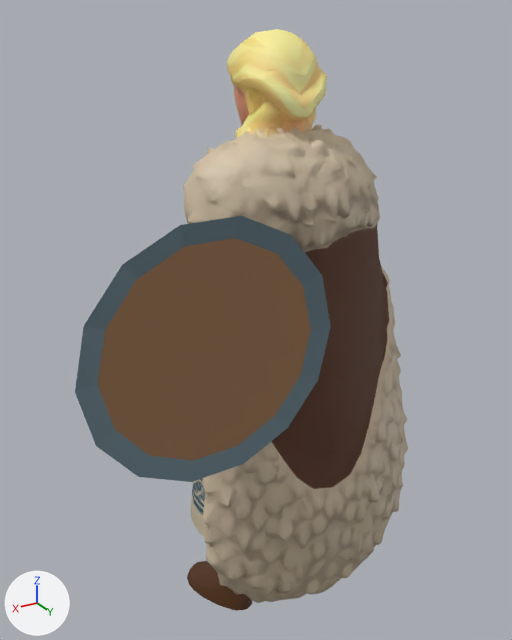
Before and after pictures for a commit that changed the glTF model assets/models/characters/studio-high/ShieldBearer.glb.
The view is the same before and after, from a 50 mm camera at (1.11, 1.66, 0.99) aimed at (0.1, -0.02, 0.15). Every picture has the same lights, and +X, +Y and +Z are marked at lower left. The picture after the commit comes second. Vertices at exactly the same position are counted once.

The first picture shows 'Accessory_ShieldBearer_Chest', 'Mesh_0'.
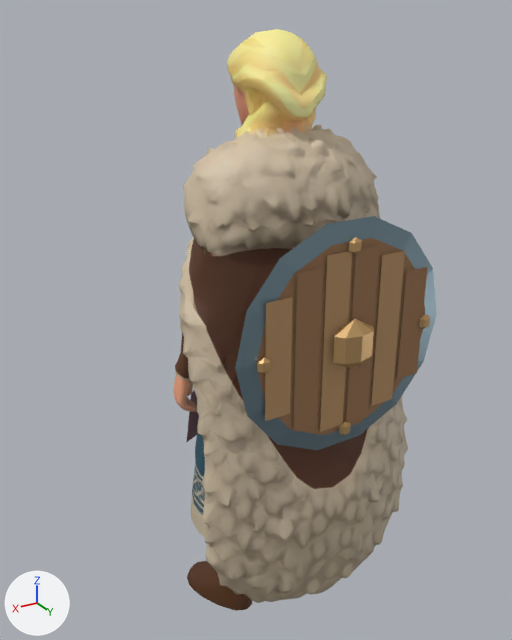
Commit message: Center Shield Bearer shield on back

What changed in the scene script:
```text
Change me_shieldbearer_chest_accessories:
    used by ob_accessory_shieldbearer_chest; location = (0.0, 0.0, 0.1)
    remove me_shieldbearer_chest_accessories.from_pydata(...)  # 308 vertices, 447 faces; spans x -0.225..0.73, y -0.296..0.23, z -0.251..0.451
    add me_shieldbearer_chest_accessories.from_pydata(...)  # 319 vertices, 467 faces; spans x -0.34..0.34, y -0.296..0.355, z -0.251..0.411
    me_shieldbearer_chest_accessories part 1: the loose piece of 14 vertices spanning x 0.08..0.12, y 0.19..0.211, z 0.077..0.123 is moved by (0.17, 0.104, -0.02)
    me_shieldbearer_chest_accessories part 2: the loose piece of 14 vertices spanning x 0.35..0.39, y 0.19..0.211, z -0.193..-0.147 is moved by (-0.64, 0.104, 0.25)
    me_shieldbearer_chest_accessories part 3: 9 loose pieces with 95 vertices, spanning x 0.01..0.73, y 0.131..0.23, z -0.251..0.451, are deleted
    me_shieldbearer_chest_accessories part 4
    3 vertices are removed from x 0.282..0.338, y 0.197, z -0.17..0.36
    2 faces are deleted
    1 vertex moves from x 0.282, y 0.197, z -0.17 to x 0.064, y 0.292, z -0.198
    77 vertices are added at x -0.34..0.34, y 0.28..0.355, z -0.251..0.411
    12 new vertices lie (0.078, 0.0, 0.0) away from vertices in x -0.264..0.186, y 0.3, z -0.177..0.337
    12 new vertices lie (0.0, 0.0, 0.023) away from vertices in x -0.02..0.02, y 0.294..0.315, z -0.201..0.338
    8 new vertices lie (0.0, 0.0, 0.074) away from vertices in x -0.065..0.065, y 0.285..0.355, z 0.043
    100 new faces join them, mat_accessory_bronze (brown #cda873)
    28 new faces join them, mat_accessory_steel_dark (greyish blue #7c939e)
    20 new faces join them, mat_accessory_wood (brown #997350)
    6 new faces join them, mat_accessory_wood_light (brown #b69065)
```

Pixel boxes [x1, y1, x2, y2] of what changed, in the pictures (512 x 640 px; the box of a moved part takes in the faces that stretch with it):
'Accessory_ShieldBearer_Chest', reshaped
    before: [75, 216, 331, 482]
    after: [235, 216, 437, 450]
part 1 of me_shieldbearer_chest_accessories, moved or reshaped (not visible before)
    after: [257, 357, 271, 374]
part 2 of me_shieldbearer_chest_accessories, moved or reshaped (not visible before)
    after: [419, 314, 430, 329]
part 3 of me_shieldbearer_chest_accessories, deleted
    before: [75, 216, 331, 482]
part 4 of me_shieldbearer_chest_accessories, built on
    after: [235, 216, 437, 450]
